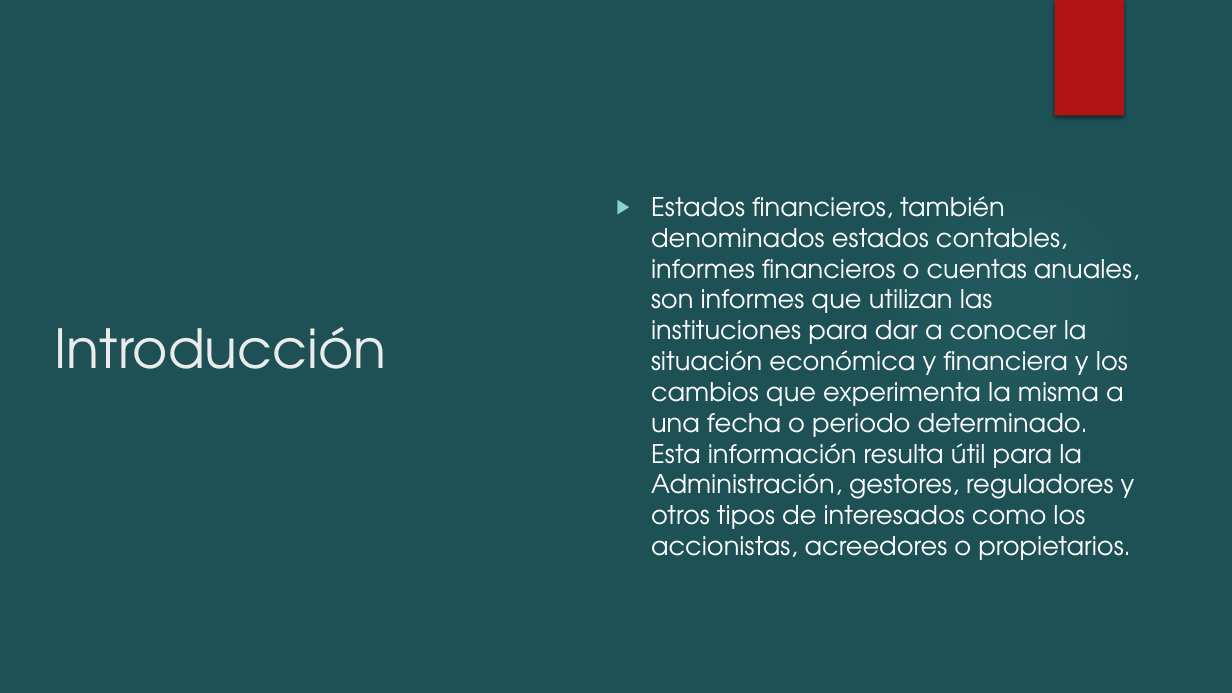
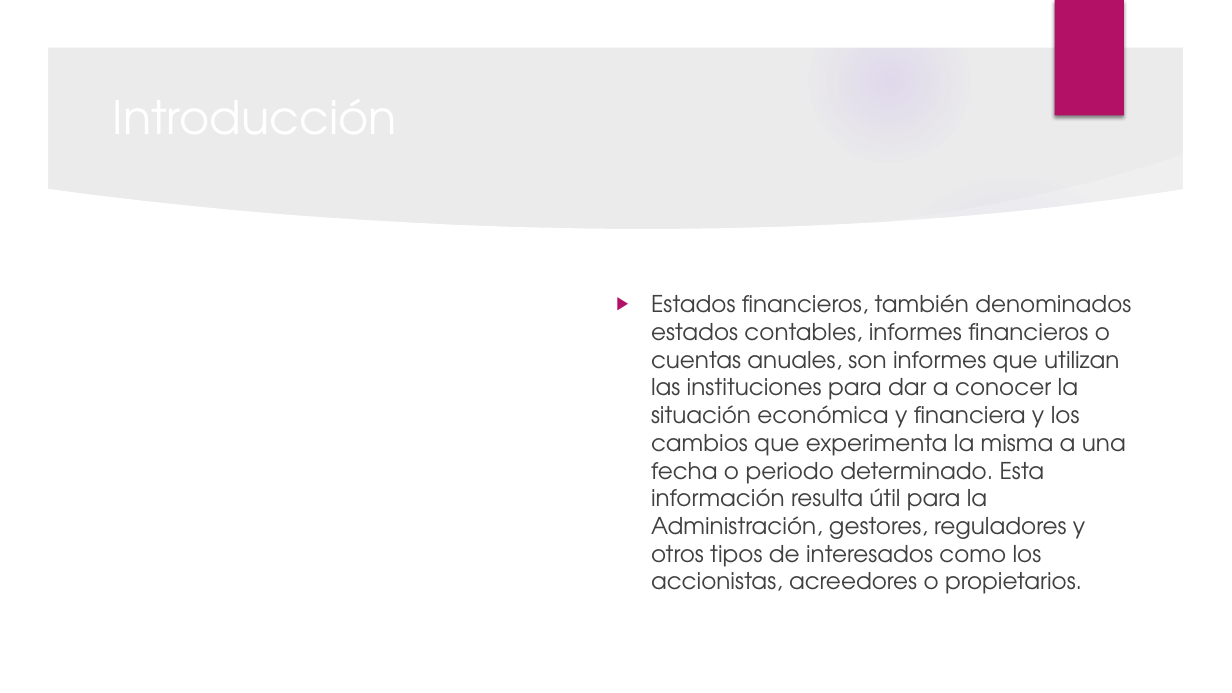
Before and after one commit to JesusEscalante/Estados_Financieros, a slide deck: slide 2 of Estados financieros.pptx. Drawn at 1232x693 pixels with LibreOffice and Linux fonts; fonts in the diff are those of the drawing; background and template pictures are left out. Boxes give left, top, right and bottom in pixels: in the first picture for what was removed or moved away, otherwise in the second. Text is boxed around its words. In the diff, an @@ line names an element or a change of style, - is before the commit and + after.

```diff
--- a/Estados financieros.pptx
+++ b/Estados financieros.pptx
@@ background #1E5155 to picture (left out) @@
@@ group added at bbox=[0, 0, 1232, 693]: 4 ellipses, 3 freeform shapes @@
@@ rectangle at bbox=[1055, 0, 1124, 116]: fill #B01513 to #B31166 @@
@@ title "Introducción": place and size @@
-title "Introducción" at bbox=[55, 327, 387, 369]
+title "Introducción" at bbox=[104, 48, 1036, 183]
@@ title "Introducción" at bbox=[104, 48, 1036, 183]: size 42 to 36 pt, text colour #EBEBEB to #FFFFFF @@
@@ ellipse at bbox=[870, 169, 1154, 454]: fill gradient #50B9C1 to gradient #9B6BF2 @@
@@ text "Estados financieros, también denominados estados ...": place and size @@
-text "Estados financieros, también denominados estados ..." at bbox=[651, 196, 1139, 560]
+text "Estados financieros, también denominados estados ..." at bbox=[651, 294, 1131, 594]
@@ text "Estados financieros, también denominados estados ..." at bbox=[651, 294, 1131, 594]: size 20 to 18 pt, text colour #FFFFFF to #404040; bullet colour #8AD0D6 to #B31166 @@
```
Also in this commit, not shown: 11 other slides changed.
